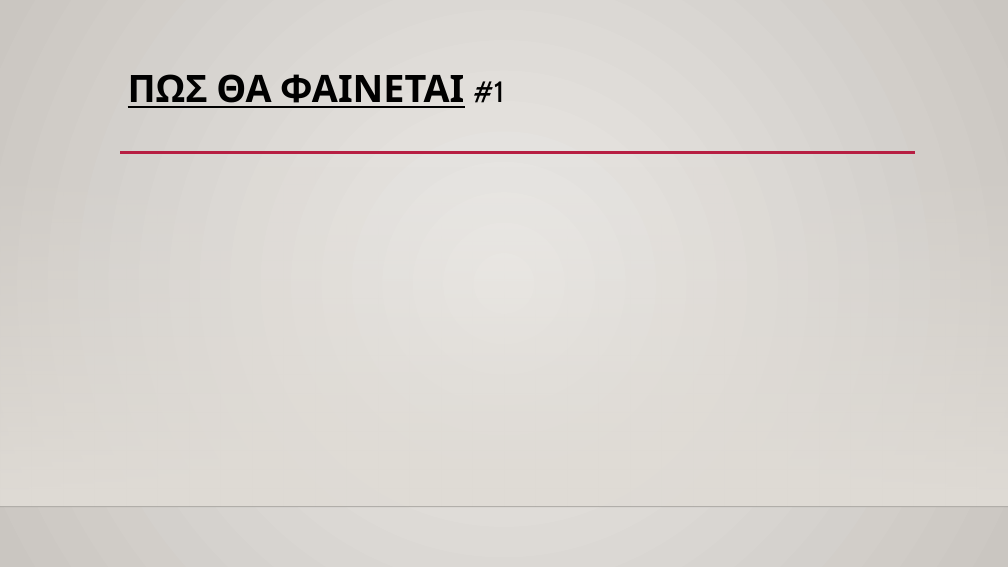
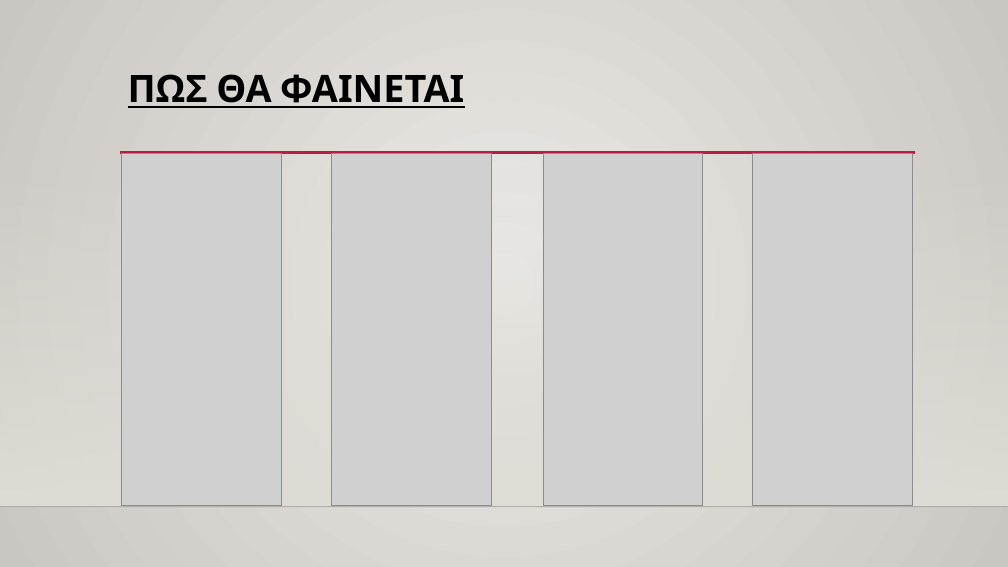
Before and after one commit to mgptreas/SportsMaster, a slide deck: slide 6 of Φ2/Presentation1.pptx. Drawn at 1008x567 pixels with LibreOffice and Linux fonts; fonts in the diff are those of the drawing; grey boxes stand for pictures; background and template pictures are left out. Boxes give left, top, right and bottom in pixels: in the first picture for what was removed or moved away, otherwise in the second. Text is boxed around its words. In the diff, an @@ line names an element or a change of style, - is before the commit and + after.

```diff
--- a/Φ2/Presentation1.pptx
+++ b/Φ2/Presentation1.pptx
@@ title at (x1=128, y1=74, x2=464, y2=108): text changed @@
-ΠΩΣ ΘΑ ΦΑΙΝΕΤΑΙ #1
+ΠΩΣ ΘΑ ΦΑΙΝΕΤΑΙ
@@ picture added at (x1=122, y1=154, x2=281, y2=506) @@
@@ picture added at (x1=331, y1=154, x2=491, y2=506) @@
@@ picture added at (x1=543, y1=154, x2=702, y2=506) @@
@@ picture added at (x1=753, y1=154, x2=913, y2=506) @@
```
Also in this commit, not shown: 4 other slides changed, 1 slide removed, 13 other files.
